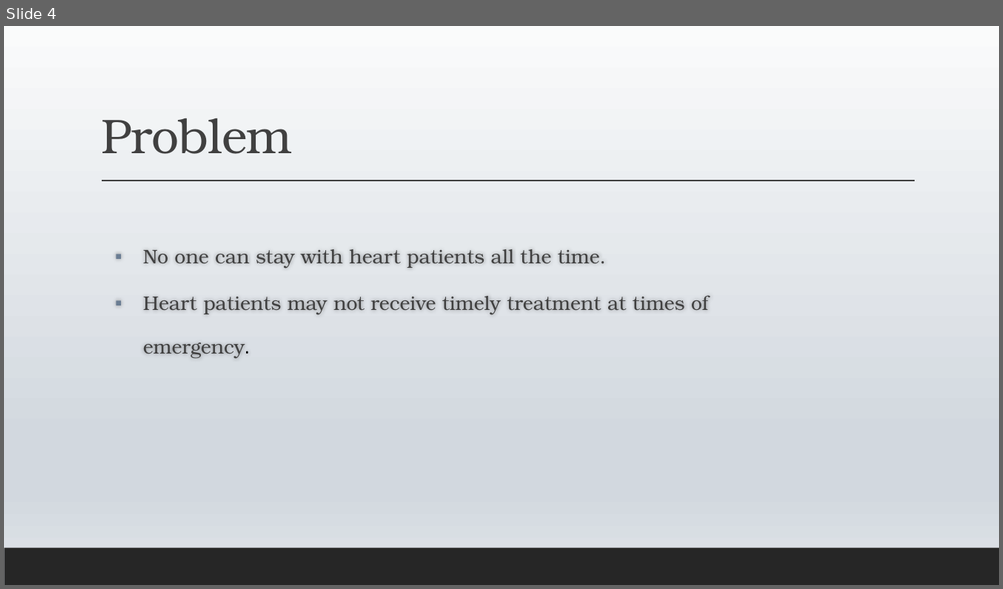
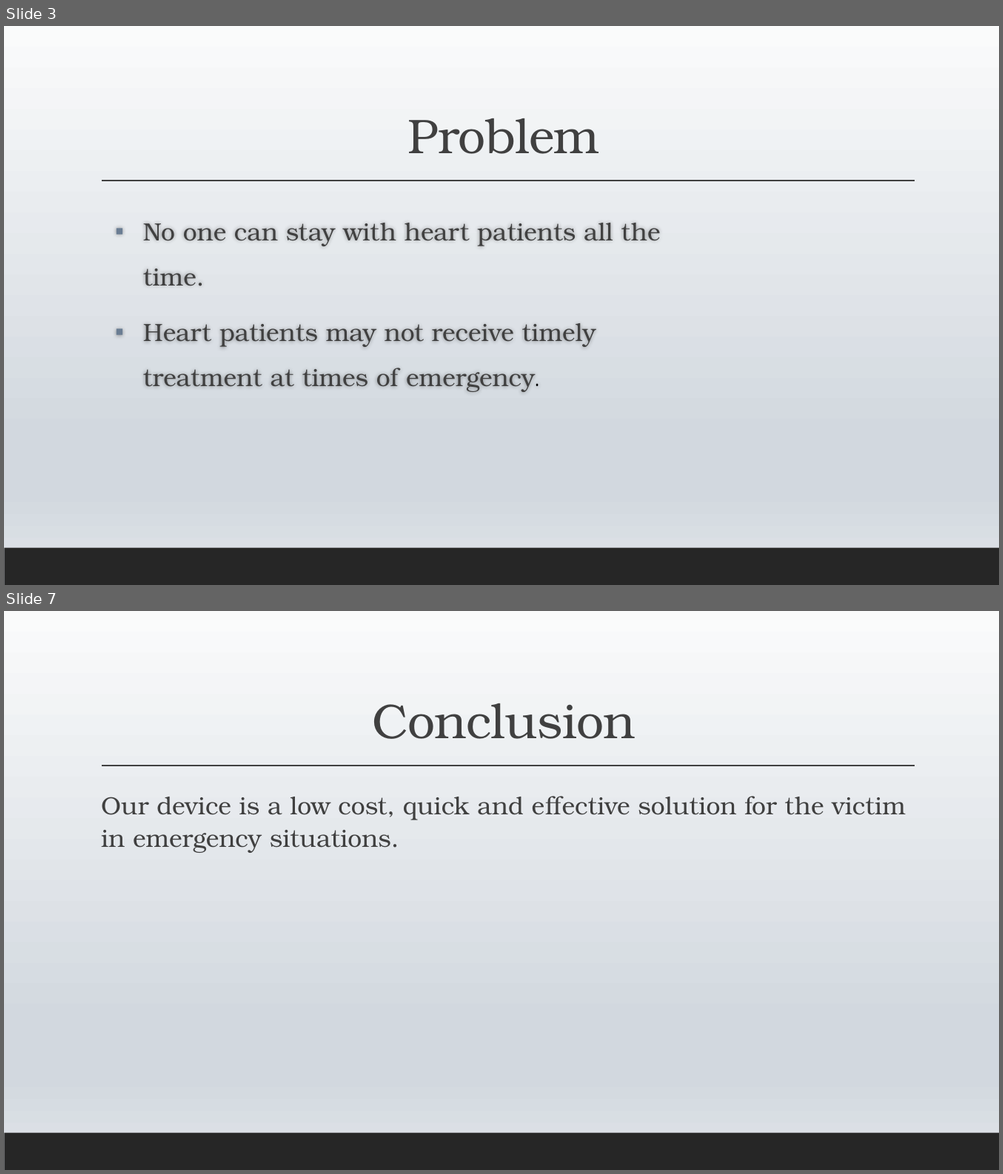
Before and after one commit to amitgit0304/CodeCrafters1, a slide deck: Presentation/BRAIN RAIN.pptx. Shown one above the other, each under a label of ours: slide 4 before the commit, slides 3 and 7 after it; the slides between them are not shown. The pictures are 1003x589 and 1003x1174 pixels, drawn with LibreOffice and Linux fonts; fonts in the diff are those of the drawing. Boxes give left, top, right and bottom in pixels: in the first picture for what was removed or moved away, otherwise in the second. Text is boxed around its words. In the diff, an @@ line names an element or a change of style, - is before the commit and + after.

```diff
--- a/Presentation/BRAIN RAIN.pptx
+++ b/Presentation/BRAIN RAIN.pptx
@@ slide 7 added at (4, 611, 999, 1170), background gradient #FAFBFB to #D2D8DF to #E1E5E9; not listed: 2 template elements that a slide beside it also shows @@
@@ title added at (372, 703, 635, 739), 47 pt, text #404040 @@
+Conclusion
@@ text added at (101, 796, 905, 853), 24 pt, text #404040 @@
+  Our device is a low cost, quick and effective solution for the victim in emergency situations.
@@ what was slide 4 is now slide 3 @@
@@ slide 3 changed as well @@
@@ title "Problem" at (408, 118, 600, 154): alignment left to centre @@
@@ text "No one can stay with ..." at (143, 223, 660, 392): size 19 to 24 pt; more space between paragraphs @@
```
Also in this commit, not shown: 2 other slides changed, 4 other slides added, 1 slide removed.
